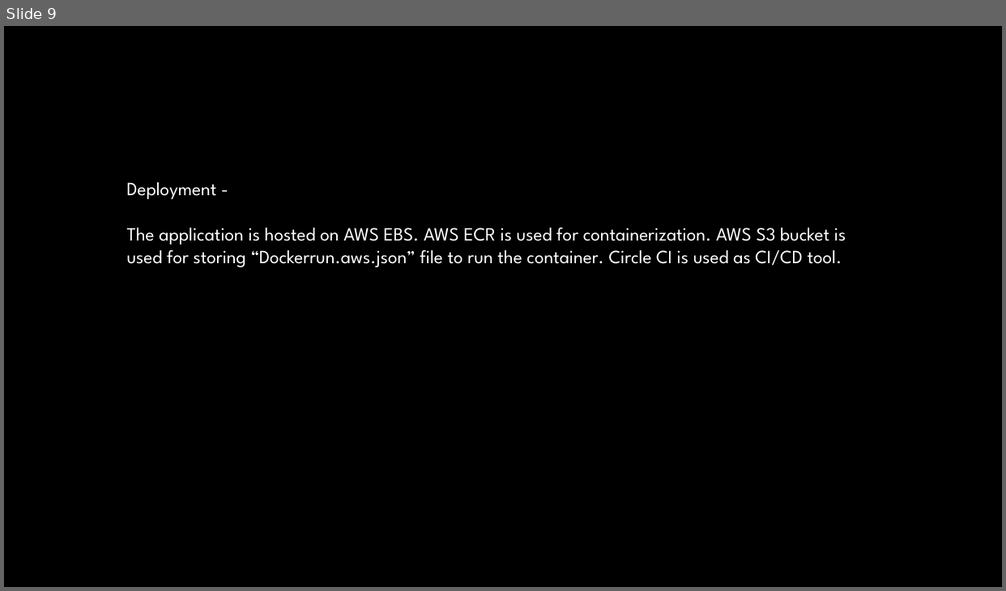
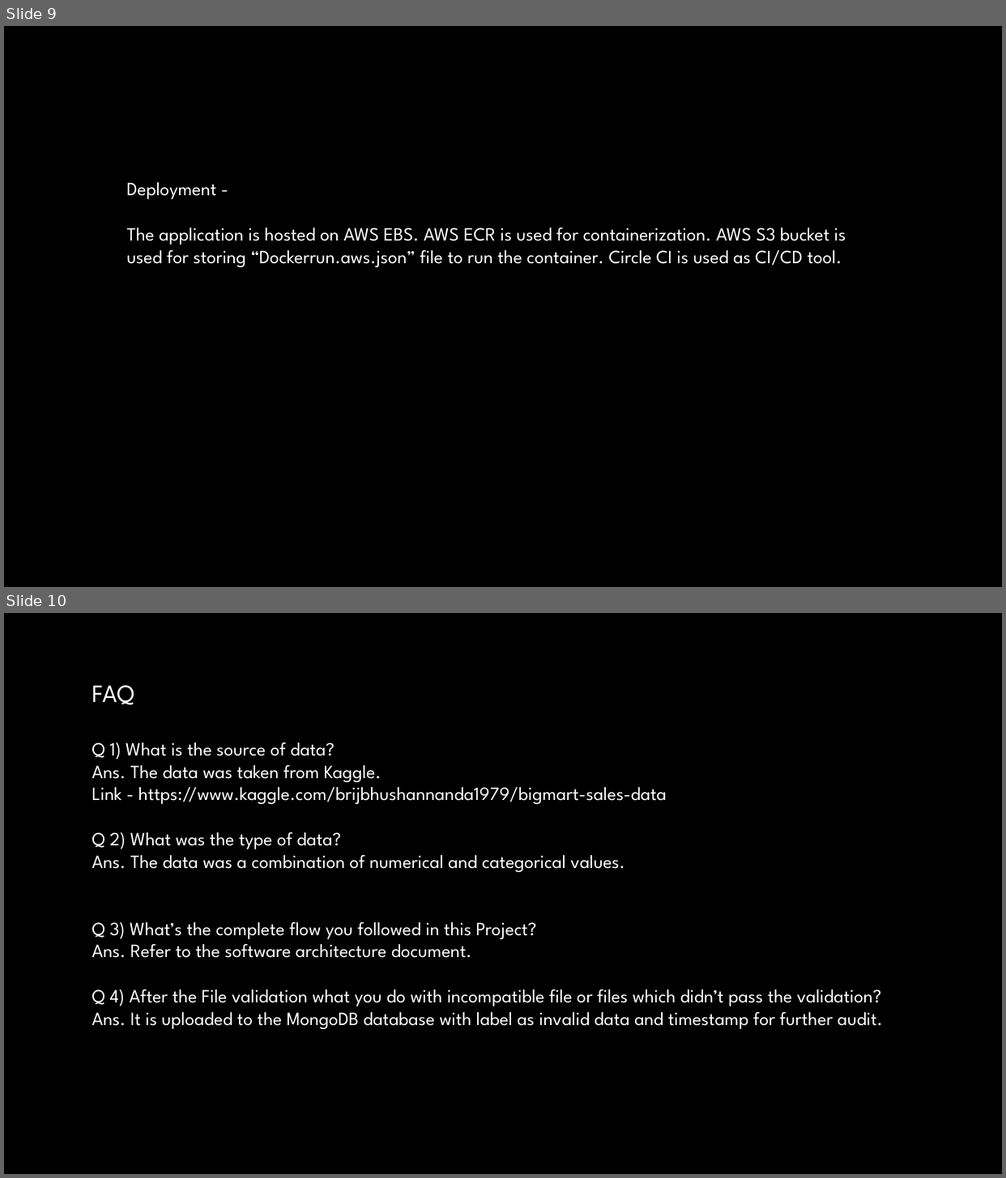
Before and after one commit to shubhamgantayat/StoreSalesPrediction, a slide deck: documents/Detailed Report.pptx. Shown one above the other, each under a label of ours: slide 9 before the commit, slides 9 and 10 after it. The pictures are 1006x591 and 1006x1178 pixels, drawn with LibreOffice and Linux fonts; fonts in the diff are those of the drawing; background and template pictures are left out. Boxes give left, top, right and bottom in pixels: in the first picture for what was removed or moved away, otherwise in the second. Text is boxed around its words. In the diff, an @@ line names an element or a change of style, - is before the commit and + after.

```diff
--- a/documents/Detailed Report.pptx
+++ b/documents/Detailed Report.pptx
@@ slide 10 added at [4, 613, 1002, 1174], background picture (left out) @@
@@ text added at [92, 685, 883, 1029], 18 pt, text #FFFFFF @@
+FAQ
+Q 1) What is the source of data?
+Ans. The data was taken from Kaggle.
+Link - https://www.kaggle.com/brijbhushannanda1979/bigmart-sales-data
+Q 2) What was the type of data?
+Ans. The data was a combination of numerical and categorical values.
+Q 3) What’s the complete flow you followed in this Project?
+Ans. Refer to the software architecture document.
+Q 4) After the File validation what you do with incompatible file or files which didn’t pass the validation?
+Ans. It is uploaded to the MongoDB database with label as invalid data and timestamp for further audit.
```
Also in this commit, not shown: 2 other slides added.
